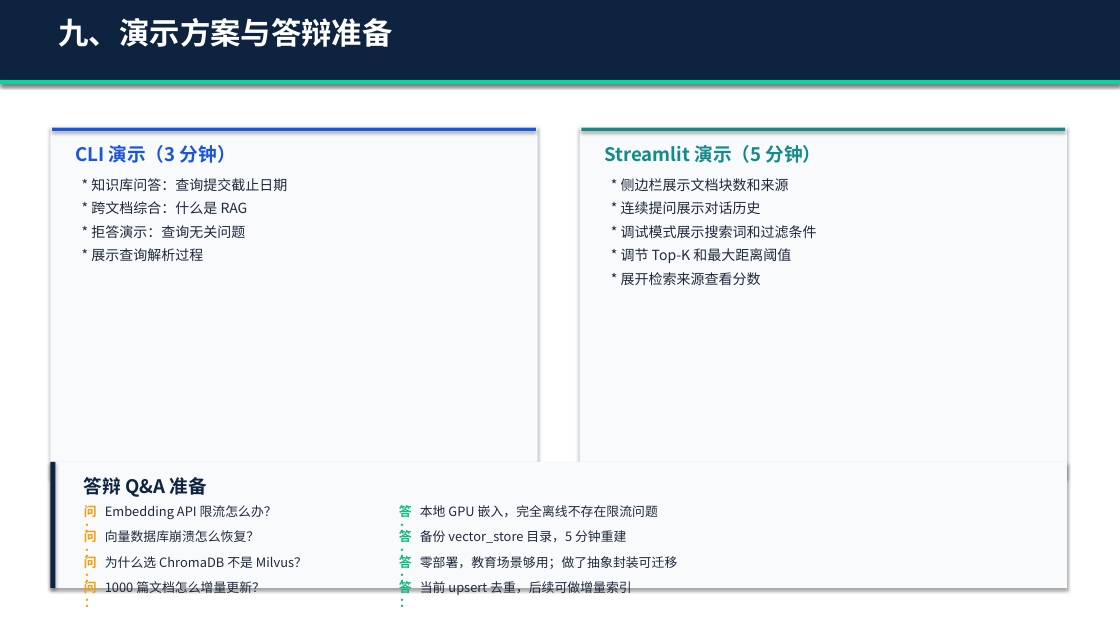
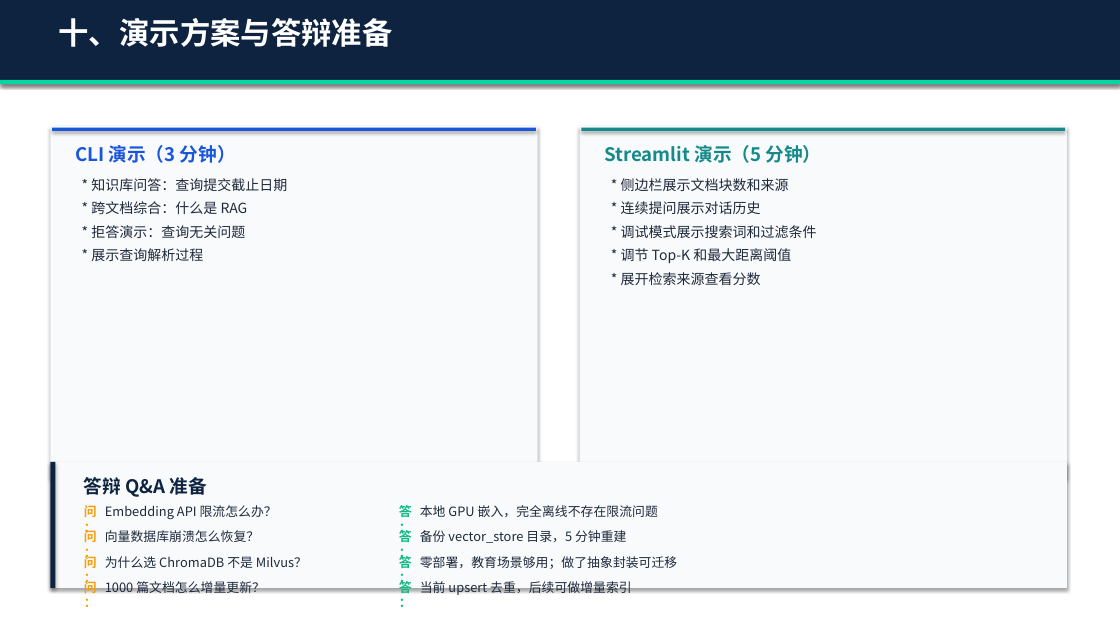
Before and after one commit to liwe123/Date-Analysis-Fanal-Exem, a slide deck: slide 18 of final exam2/BigData_RAG_答辩演示.pptx (slide 17 before the commit). Drawn at 1120x630 pixels with LibreOffice and Linux fonts; fonts in the diff are those of the drawing. Boxes give left, top, right and bottom in pixels: in the first picture for what was removed or moved away, otherwise in the second. Text is boxed around its words. In the diff, an @@ line names an element or a change of style, - is before the commit and + after.

Commit message:
docs: 更新答辩演示 PPT 并加入全新团队分工汇报页
1. create_pptx.py: 全面校正 RAG 项目运行数据（176 篇文档、~450+ 分块、68 个单测），新增全新的第九张幻灯片'团队分工与板块技术汇报'，并扩容目录页。
2. BigData_RAG_答辩演示.pptx: 基于更新后的 python 脚本重新渲染生成。
3. requirements.txt: 追加 python-pptx>=0.6.21 依赖以确保依赖链完整健壮。

```diff
--- a/final exam2/BigData_RAG_答辩演示.pptx
+++ b/final exam2/BigData_RAG_答辩演示.pptx
@@ text at bbox=[59, 18, 393, 47]: text changed @@
-九、演示方案与答辩准备
+十、演示方案与答辩准备
```
Also in this commit, not shown: 8 other slides changed, 1 slide added, 2 other files.
